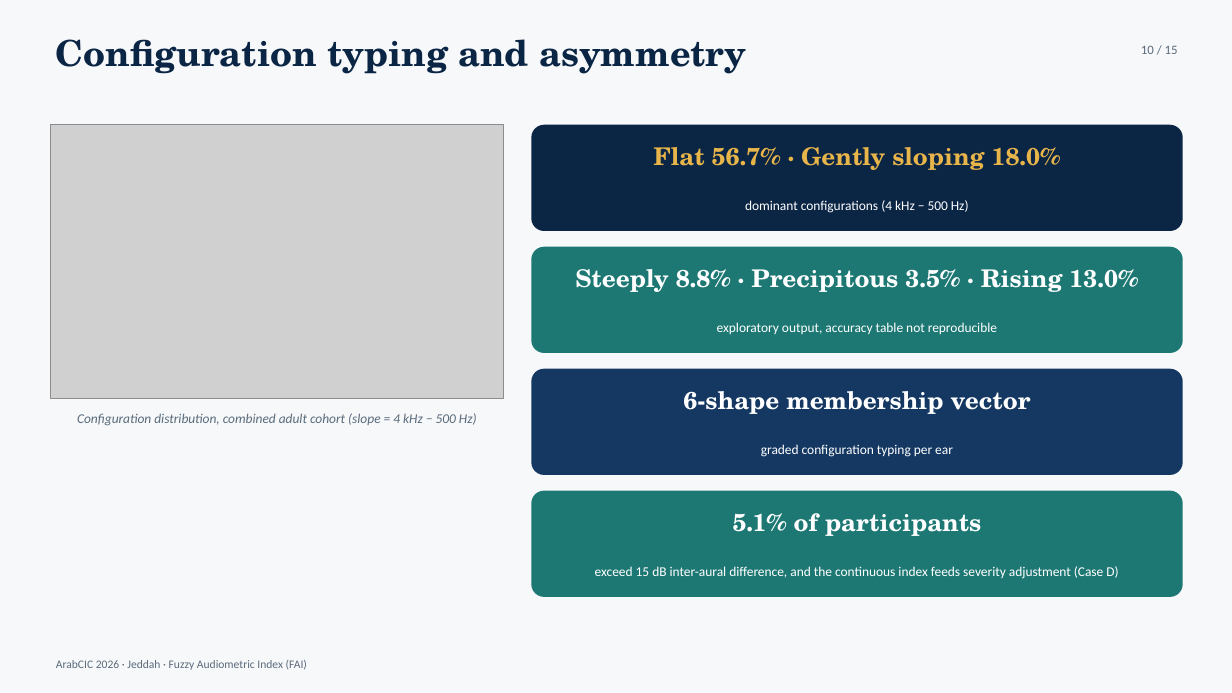
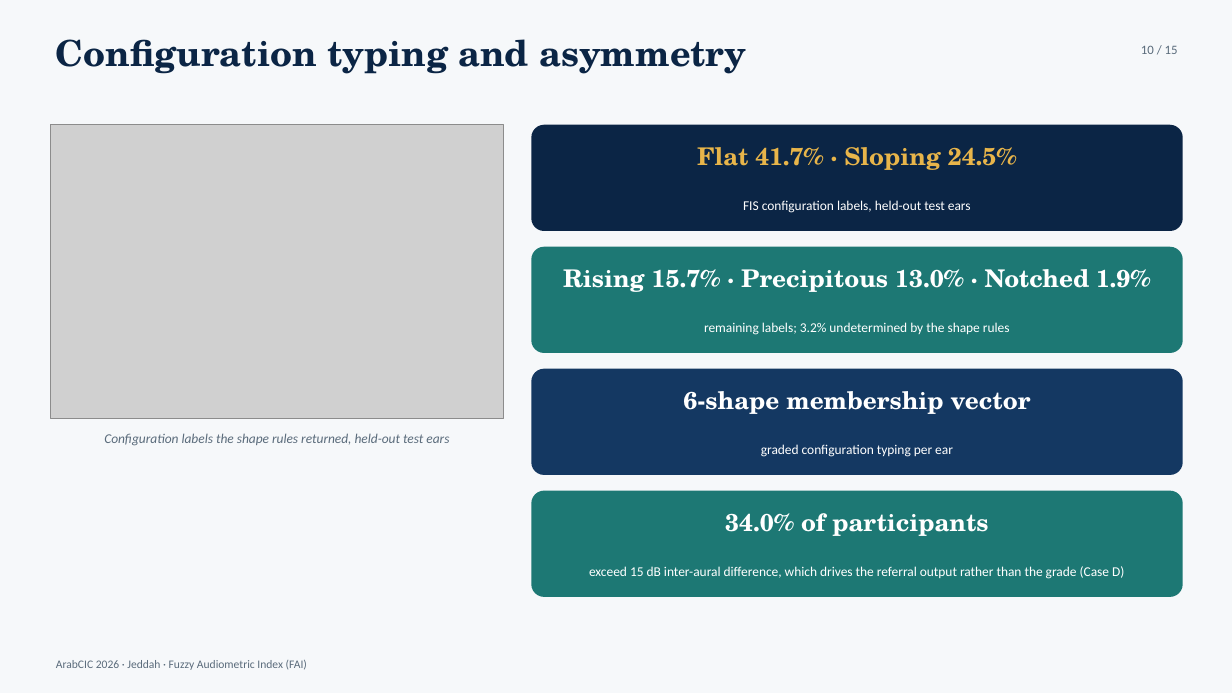
Before and after one commit to ameye/fuzzy-audiogram, a slide deck: slide 10 of arabcic2026/arabcic2026_fuzzy_audiogram.pptx. Drawn at 1232x693 pixels with LibreOffice and Linux fonts; fonts in the diff are those of the drawing; grey boxes stand for pictures. Boxes give left, top, right and bottom in pixels: in the first picture for what was removed or moved away, otherwise in the second. Text is boxed around its words. In the diff, an @@ line names an element or a change of style, - is before the commit and + after.

```diff
--- a/arabcic2026/arabcic2026_fuzzy_audiogram.pptx
+++ b/arabcic2026/arabcic2026_fuzzy_audiogram.pptx
@@ picture: place and size @@
-picture at (51, 125, 504, 399)
+picture at (51, 125, 504, 419)
@@ text at (697, 147, 1017, 170): text changed @@
-Flat 56.7% · Gently sloping 18.0%
+Flat 41.7% · Sloping 24.5%
@@ text at (743, 200, 971, 213): text changed @@
-dominant configurations (4 kHz − 500 Hz)
+FIS configuration labels, held-out test ears
@@ text at (563, 269, 1150, 292): text changed @@
-Steeply 8.8% · Precipitous 3.5% · Rising 13.0%
+Rising 15.7% · Precipitous 13.0% · Notched 1.9%
@@ text at (704, 322, 1010, 335): text changed @@
-exploratory output, accuracy table not reproducible
+remaining labels; 3.2% undetermined by the shape rules
@@ text at (104, 433, 449, 446): text changed @@
-Configuration distribution, combined adult cohort (slope = 4 kHz − 500 Hz)
+Configuration labels the shape rules returned, held-out test ears
@@ text at (725, 513, 988, 536): text changed @@
-5.1% of participants
+34.0% of participants
@@ text at (589, 566, 1124, 579): text changed @@
-exceed 15 dB inter-aural difference, and the continuous index feeds severity adjustment (Case D)
+exceed 15 dB inter-aural difference, which drives the referral output rather than the grade (Case D)
```
Also in this commit, not shown: 11 other slides changed, 46 other files.
